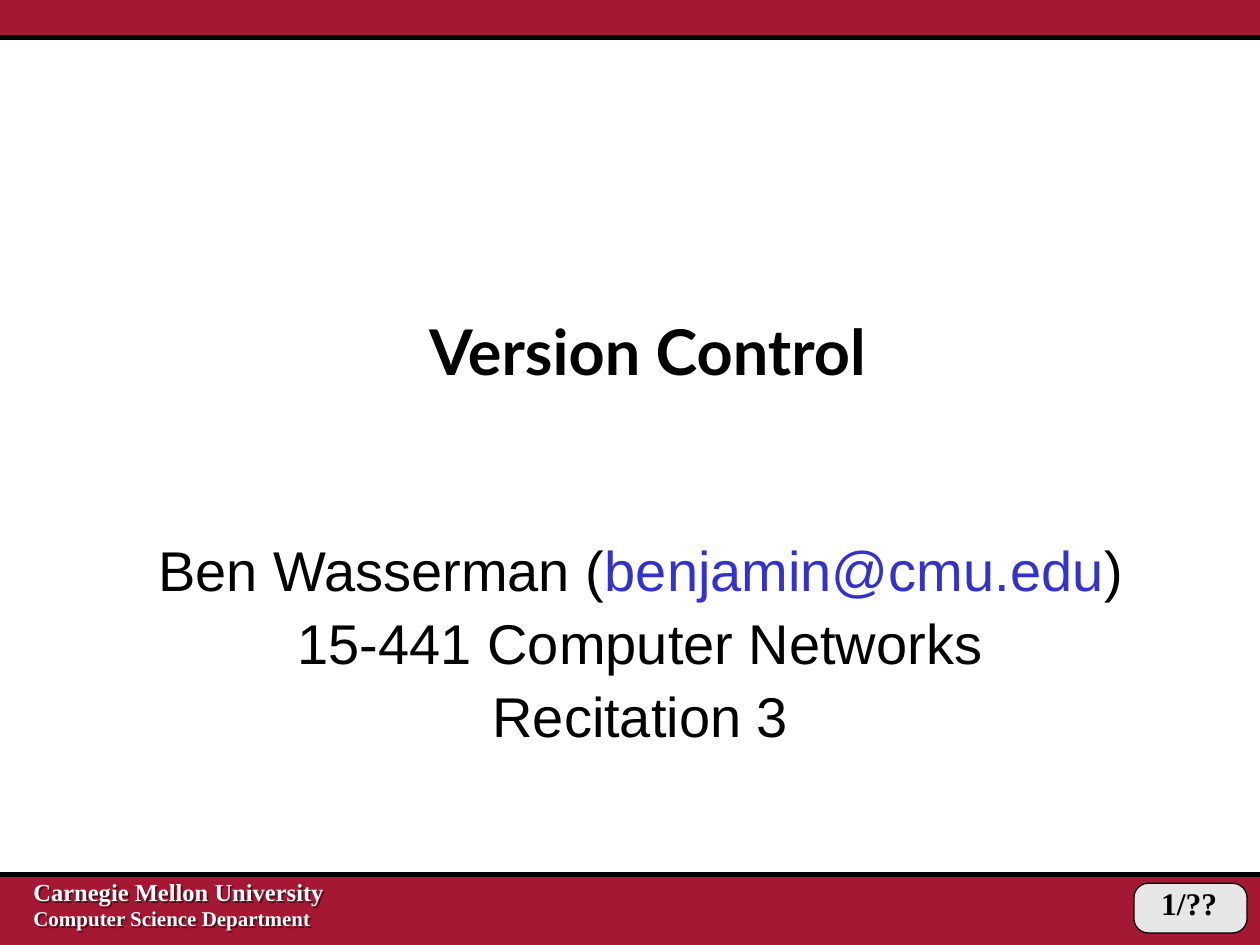
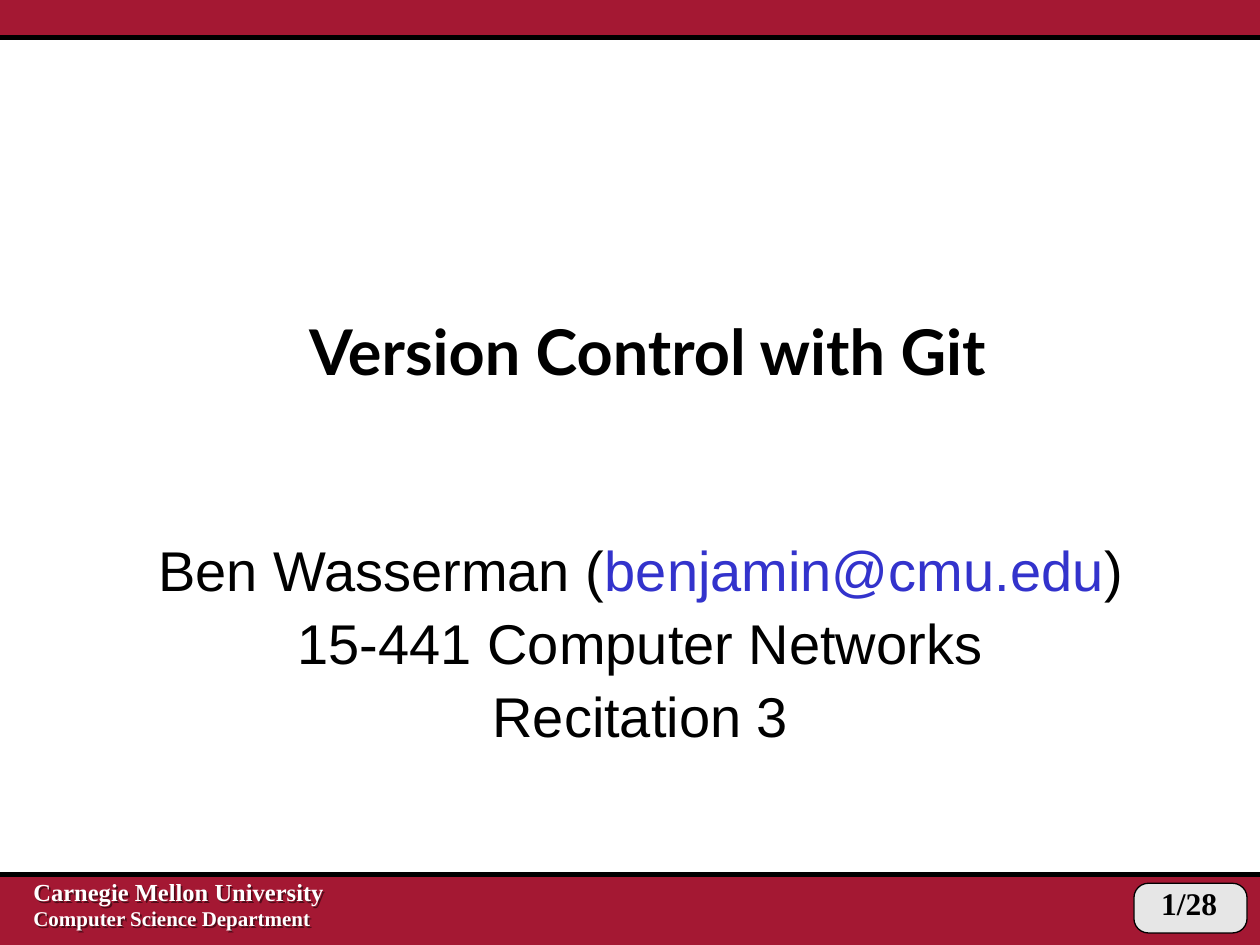
Before and after one commit to Jarvishappy/15-441-Recitation-Sessions, a slide deck: slide 1 of recitation3/src/recitation3-version_control.pptx. Drawn at 1260x945 pixels with LibreOffice and Linux fonts; fonts in the diff are those of the drawing. Boxes give left, top, right and bottom in pixels: in the first picture for what was removed or moved away, otherwise in the second. Text is boxed around its words. In the diff, an @@ line names an element or a change of style, - is before the commit and + after.

```diff
--- a/recitation3/src/recitation3-version_control.pptx
+++ b/recitation3/src/recitation3-version_control.pptx
@@ title at box(309, 328, 986, 376): text changed @@
-Version Control
+Version Control with Git
@@ page number at box(1161, 894, 1217, 916): text changed @@
-1/??
+1/28
```
Also in this commit, not shown: 1 other slide changed, 1 other file.
